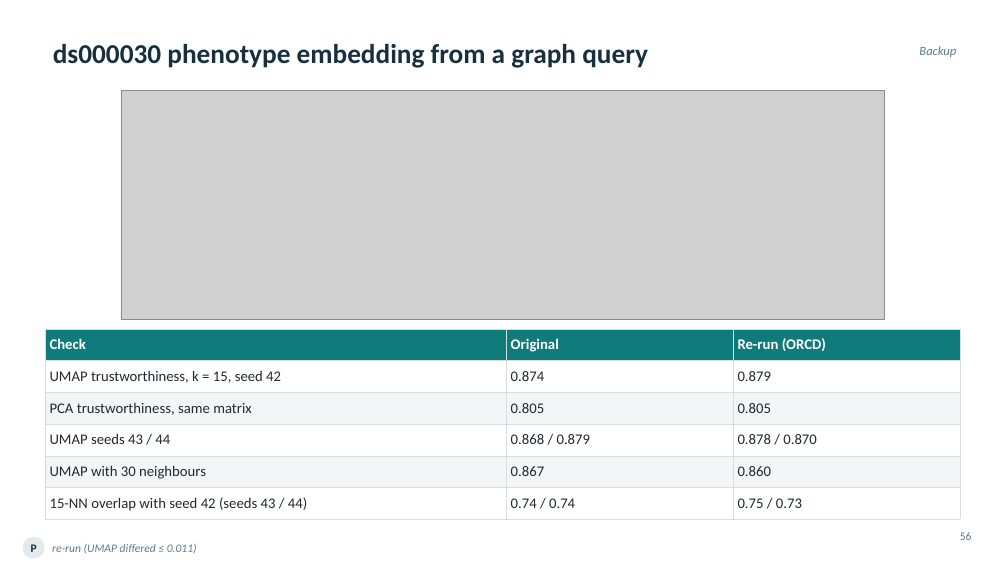
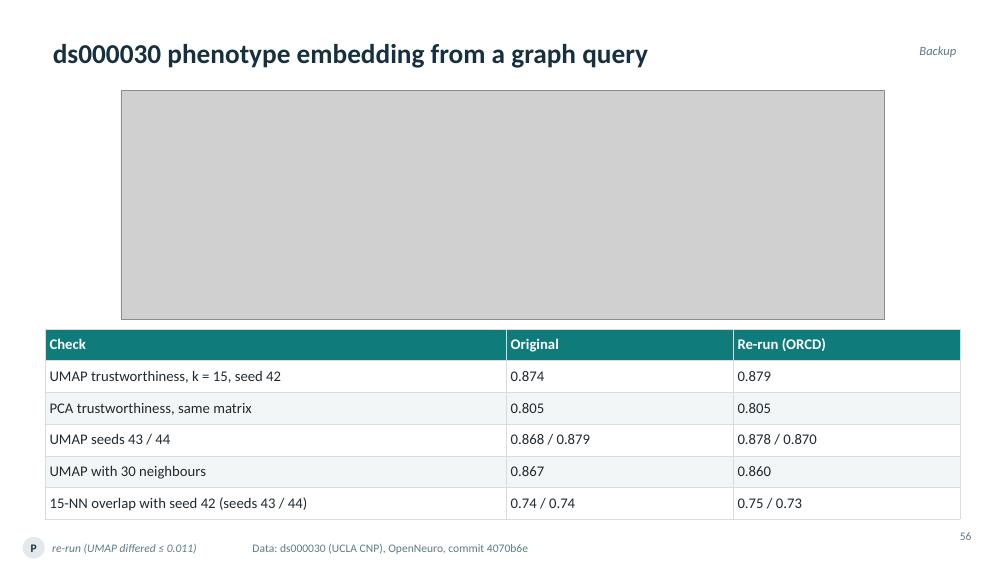
Before and after one commit to ReproNim/llm-workshop-kg, a slide deck: slide 56 of slides/Knowledge_Graphs_Skills_Neuroimaging_v4.pptx. Drawn at 1008x567 pixels with LibreOffice and Linux fonts; fonts in the diff are those of the drawing; grey boxes stand for pictures. Boxes give left, top, right and bottom in pixels: in the first picture for what was removed or moved away, otherwise in the second. Text is boxed around its words. In the diff, an @@ line names an element or a change of style, - is before the commit and + after.

```diff
--- a/slides/Knowledge_Graphs_Skills_Neuroimaging_v4.pptx
+++ b/slides/Knowledge_Graphs_Skills_Neuroimaging_v4.pptx
@@ text added at bbox=[252, 544, 528, 554], 11 pt, text #5E7A88 @@
+Data: ds000030 (UCLA CNP), OpenNeuro, commit 4070b6e
```
Also in this commit, not shown: 53 other slides changed, 2 slides added, 2 slides removed, 1 other file.
